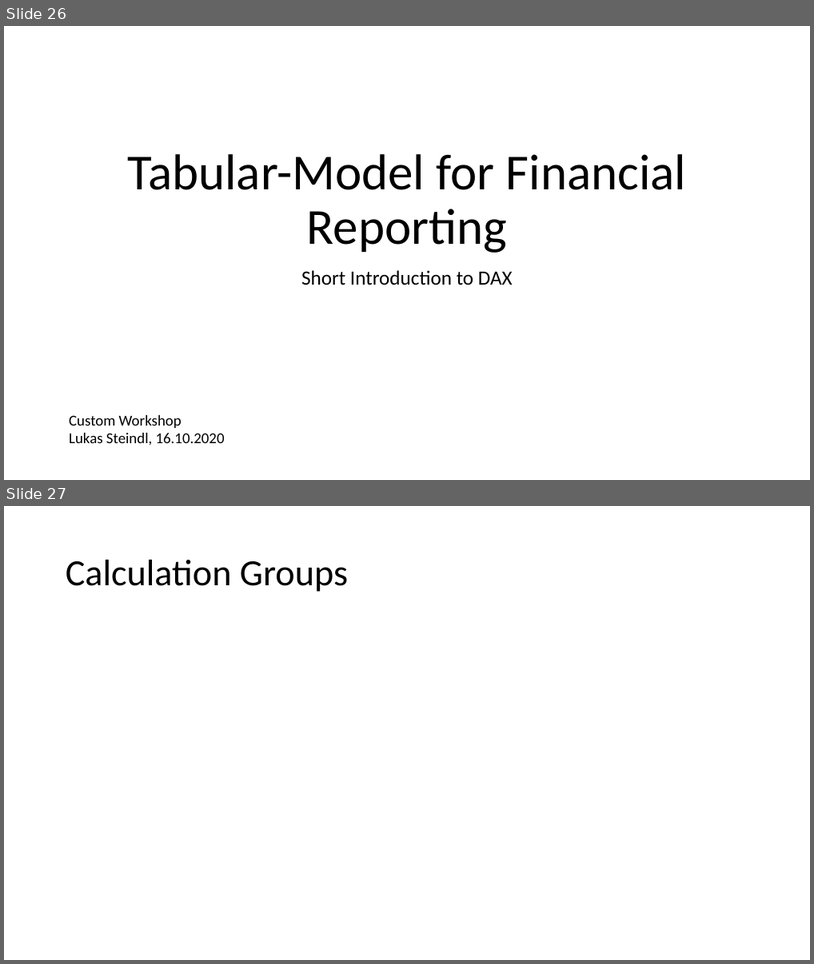
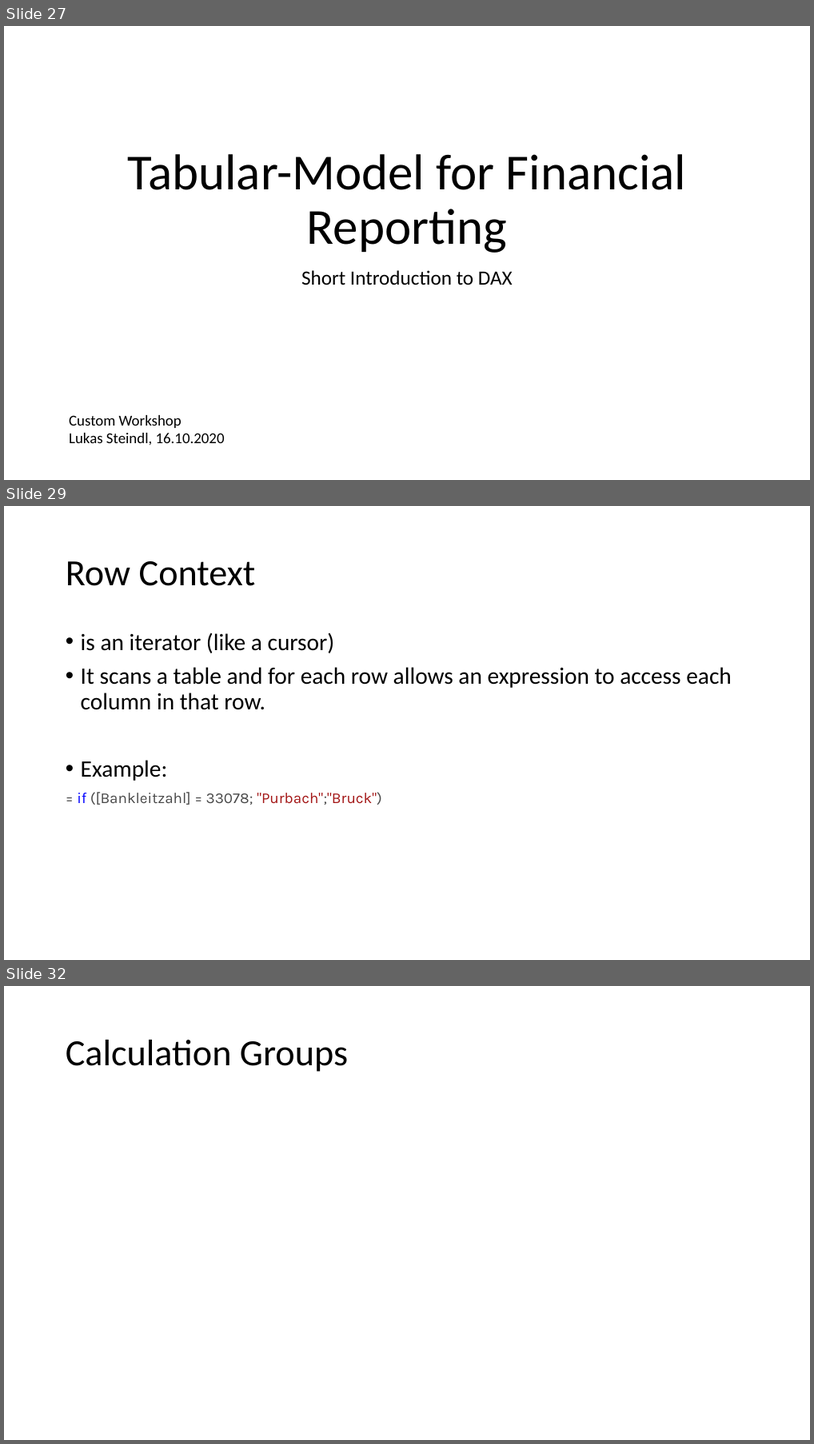
Before and after one commit to LukasSteindl/tabularmodelforfinance, a slide deck: Slidesv2.pptx. Shown one above the other, each under a label of ours: slides 26 and 27 before the commit, slides 27, 29 and 32 after it; the slides between them are not shown. The pictures are 814x964 and 814x1444 pixels, drawn with LibreOffice and Linux fonts; fonts in the diff are those of the drawing. Boxes give left, top, right and bottom in pixels: in the first picture for what was removed or moved away, otherwise in the second. Text is boxed around its words. In the diff, an @@ line names an element or a change of style, - is before the commit and + after.

Commit message:
added evaluation context to slides

```diff
--- a/Slidesv2.pptx
+++ b/Slidesv2.pptx
@@ slide 29 added at box(4, 506, 810, 960), background #FFFFFF @@
@@ title added at box(66, 561, 256, 586), 44 pt, text #000000 @@
+Row Context
@@ text added at box(77, 632, 732, 804), 28 pt, text #000000 @@
+• is an iterator (like a cursor)
+• It scans a table and for each row allows an expression to access each column in that row.
+• Example:
+= if ([Bankleitzahl] = 33078; "Purbach";"Bruck")
@@ what was slide 26 is now slide 27 @@
@@ what was slide 27 is now slide 32 @@
```
Also in this commit, not shown: 1 slide changed, 4 other slides added, 1 other file.
